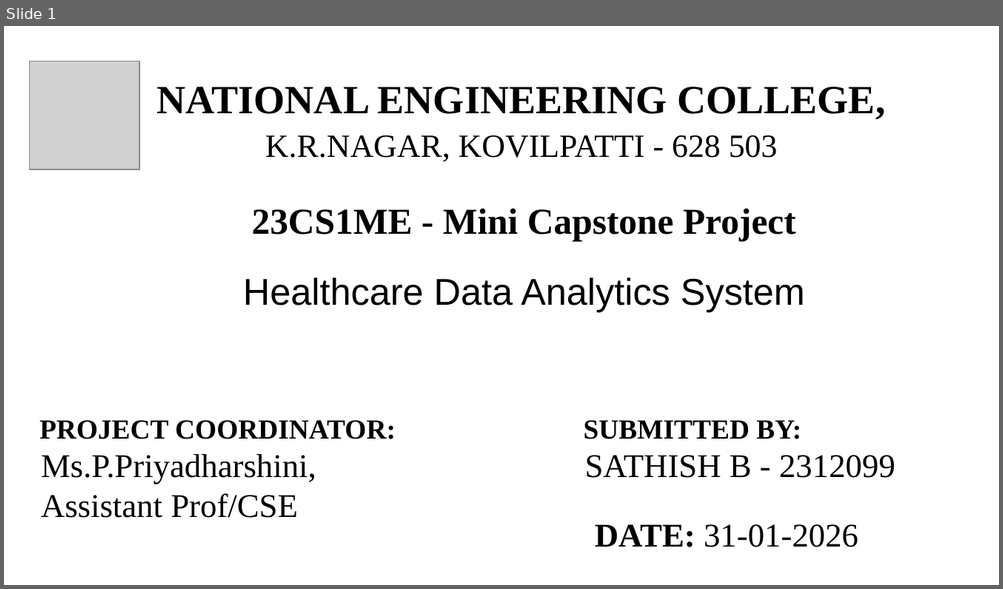
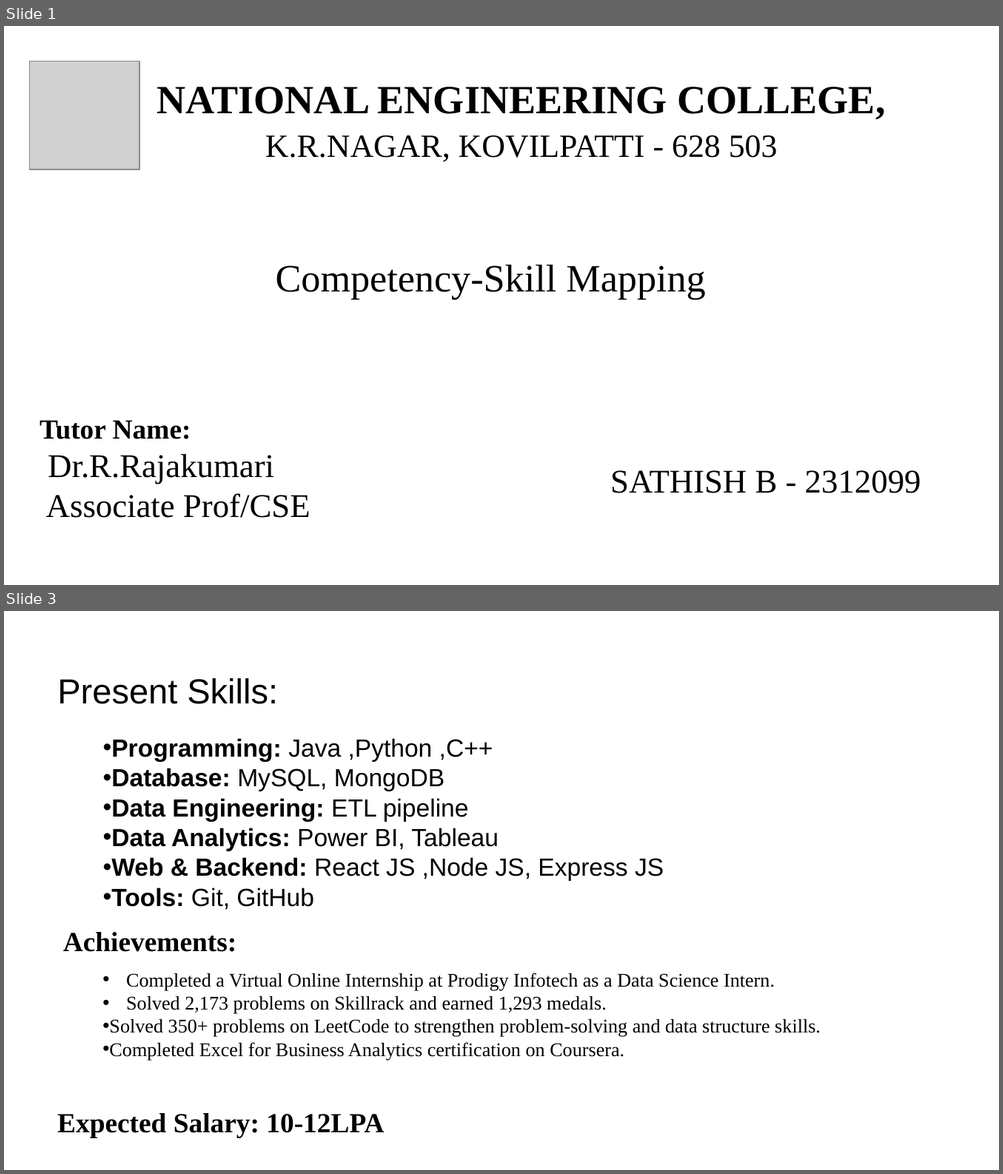
Before and after one commit to Sathish-2399/Healthcare_Data_Analytics_System, a slide deck: MCP_Sathish_99_review2.pptx. Shown one above the other, each under a label of ours: slide 1 before the commit, slides 1 and 3 after it; the slides between them are not shown. The pictures are 1003x589 and 1003x1174 pixels, drawn with LibreOffice and Linux fonts; fonts in the diff are those of the drawing; grey boxes stand for pictures. Boxes give left, top, right and bottom in pixels: in the first picture for what was removed or moved away, otherwise in the second. Text is boxed around its words. In the diff, an @@ line names an element or a change of style, - is before the commit and + after.

```diff
--- a/MCP_Sathish_99_review2.pptx
+++ b/MCP_Sathish_99_review2.pptx
@@ slide 3 added at bbox=[4, 611, 999, 1170], background #FFFFFF @@
@@ title added at bbox=[57, 678, 278, 704], 25.2 pt, text #000000 @@
+Present Skills:
@@ text added at bbox=[111, 738, 663, 910], 18 pt, text #000000 @@
+• Programming: Java ,Python ,C++
+• Database: MySQL, MongoDB
+• Data Engineering: ETL pipeline
+• Data Analytics: Power BI, Tableau
+• Web & Backend: React JS ,Node JS, Express JS
+• Tools: Git, GitHub
@@ text added at bbox=[63, 932, 236, 952], 20 pt, text #000000, bold @@
+Achievements:
@@ text added at bbox=[109, 973, 820, 1061], 14 pt, text #000000 @@
+• Completed a Virtual Online Internship at Prodigy Infotech as a Data Science Intern.
+• Solved 2,173 problems on Skillrack and earned 1,293 medals.
+• Solved 350+ problems on LeetCode to strengthen problem-solving and data structure skills.
+• Completed Excel for Business Analytics certification on Coursera.
@@ text added at bbox=[57, 1113, 384, 1138], 20 pt, text #000000, bold @@
+Expected Salary: 10-12LPA
@@ slide 1 changed as well @@
@@ text removed at bbox=[243, 208, 805, 312] @@
-23CS1ME - Mini Capstone Project
-Healthcare Data Analytics System
@@ text added at bbox=[276, 264, 705, 300], 28 pt, text #000000 @@
+Competency-Skill Mapping
@@ text at bbox=[40, 420, 310, 518]: text changed @@
-PROJECT COORDINATOR:
-Ms.P.Priyadharshini, Assistant Prof/CSE
+Tutor Name:
+Dr.R.Rajakumari
+Associate Prof/CSE
@@ text at bbox=[583, 420, 801, 440]: paragraph removed @@
-SUBMITTED BY:
@@ text "SATHISH B - 2312099": place and size @@
-text "SATHISH B - 2312099" at bbox=[583, 420, 895, 478]
+text "SATHISH B - 2312099" at bbox=[610, 471, 921, 494]
@@ text removed at bbox=[595, 525, 858, 548] @@
-DATE: 31-01-2026
```
Also in this commit, not shown: 1 other slide added, 11 slides removed, 7 other files.
